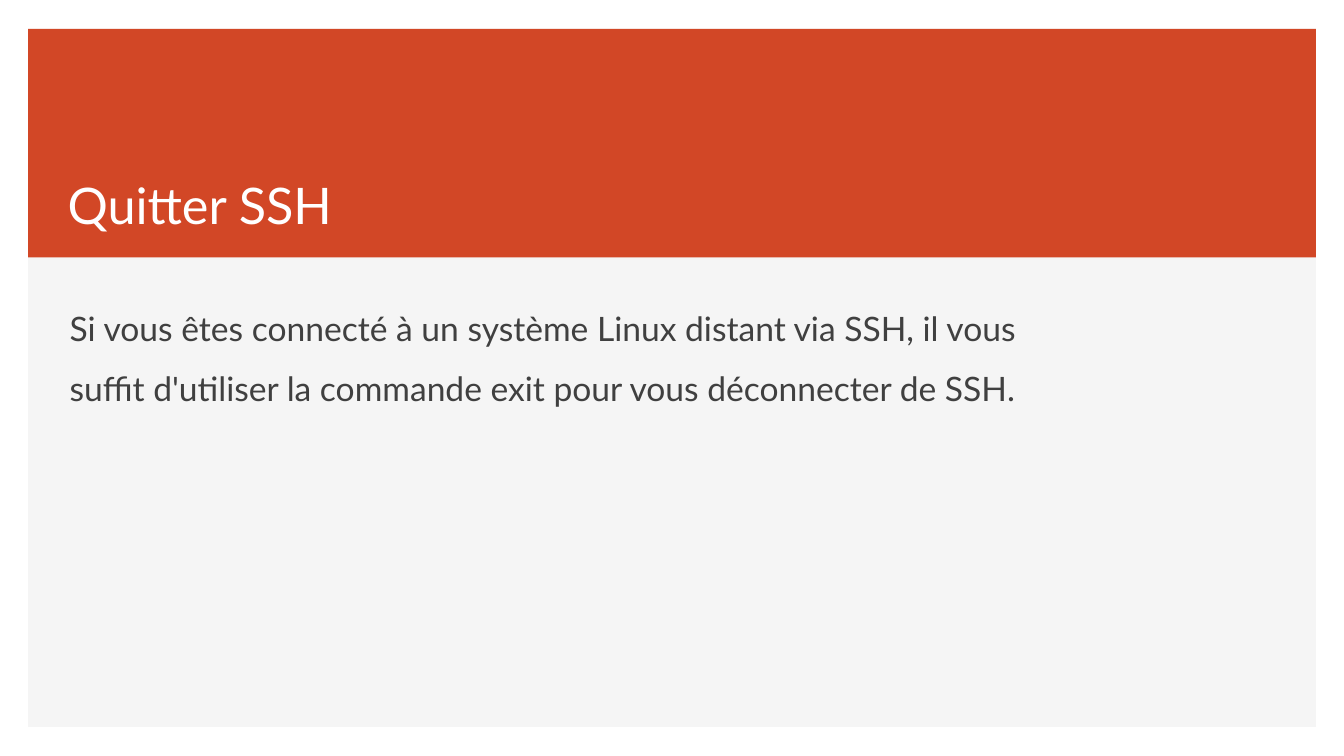
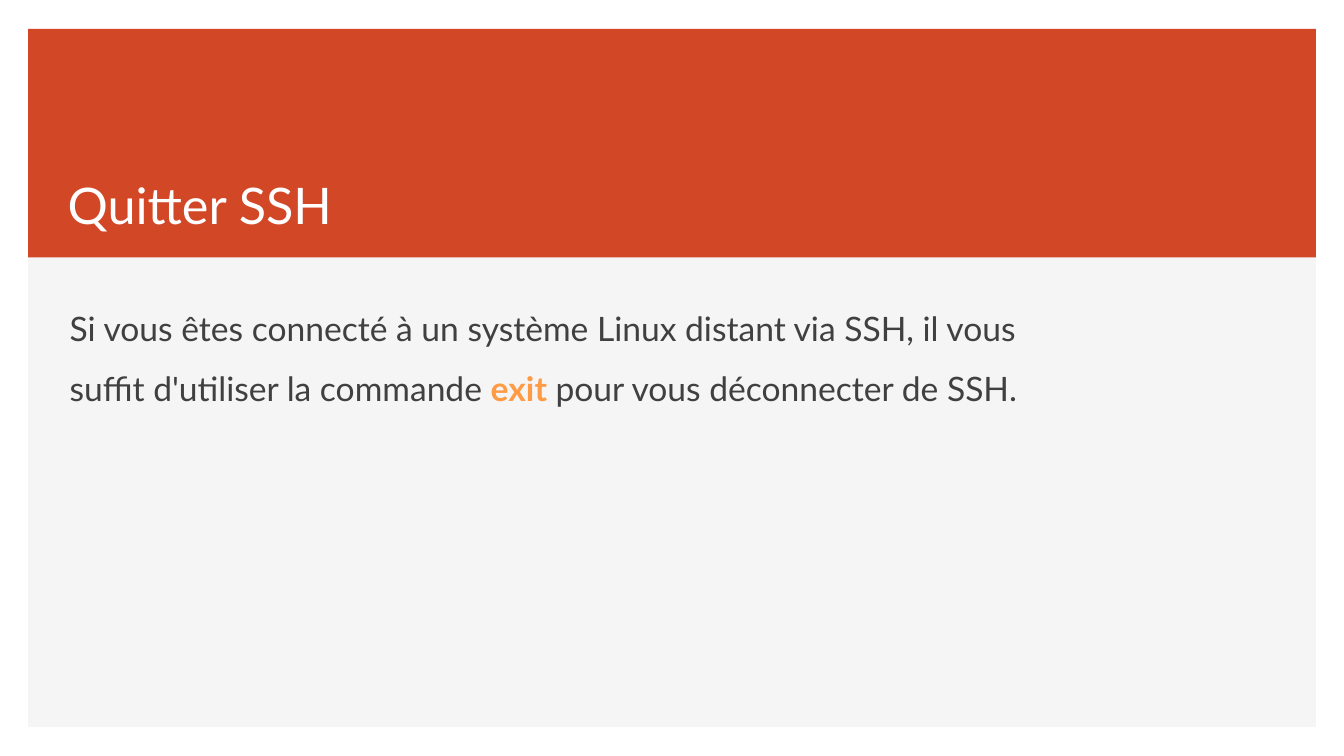
Before and after one commit to simonquillaud/420-W44-SF-v2, a slide deck: slide 8 of Module05_AccesDistant/CoursAccesDistant.pptx. Drawn at 1344x756 pixels with LibreOffice and Linux fonts; fonts in the diff are those of the drawing. Boxes give left, top, right and bottom in pixels: in the first picture for what was removed or moved away, otherwise in the second. Text is boxed around its words. In the diff, an @@ line names an element or a change of style, - is before the commit and + after.

```diff
--- a/Module05_AccesDistant/CoursAccesDistant.pptx
+++ b/Module05_AccesDistant/CoursAccesDistant.pptx
@@ text "Si vous êtes connecté à ..." at <box>70,316,1017,407</box>: text colour #404040 to #FF9B45, bold on in "exit" @@
```
Also in this commit, not shown: 1 other slide changed, 6 slides added, 3 other files.
